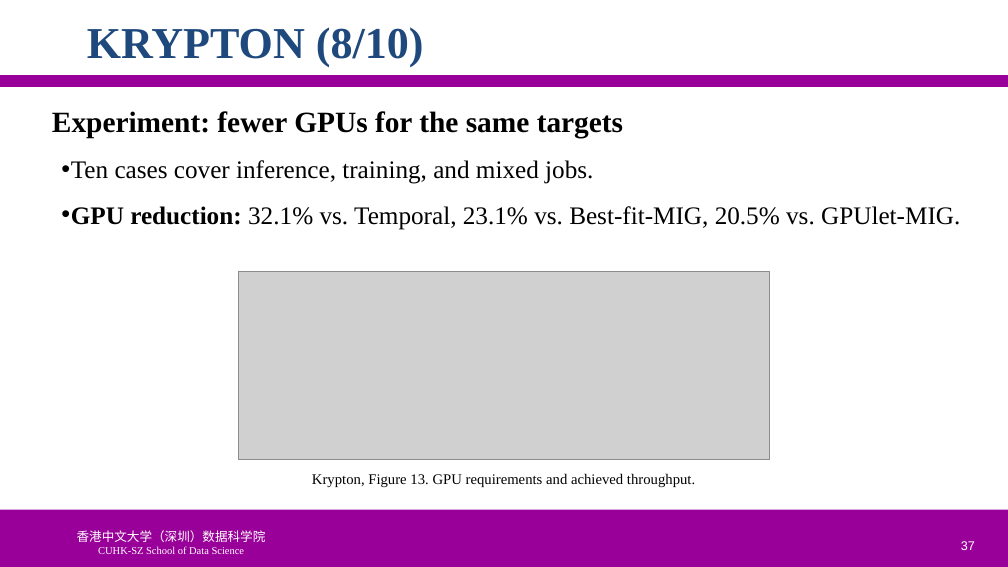
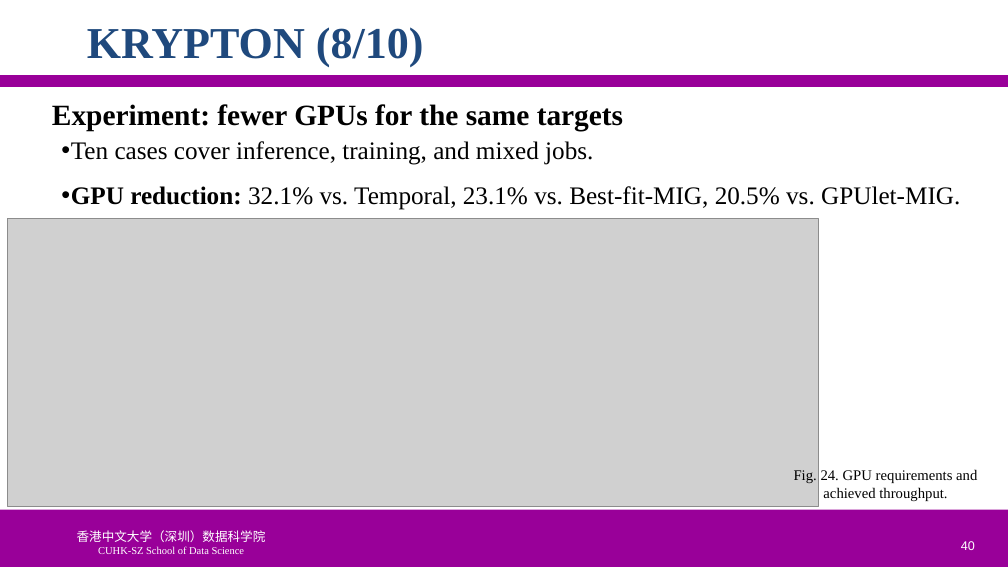
Before and after one commit to ychung1103/ychung1103.github.io, a slide deck: slide 40 of Slides/CSC6103/PPT/05-1110-徐昱玮-225040464.pptx (slide 37 before the commit). Drawn at 1008x567 pixels with LibreOffice and Linux fonts; fonts in the diff are those of the drawing; grey boxes stand for pictures; background and template pictures are left out. Boxes give left, top, right and bottom in pixels: in the first picture for what was removed or moved away, otherwise in the second. Text is boxed around its words. In the diff, an @@ line names an element or a change of style, - is before the commit and + after.

```diff
--- a/Slides/CSC6103/PPT/05-1110-徐昱玮-225040464.pptx
+++ b/Slides/CSC6103/PPT/05-1110-徐昱玮-225040464.pptx
@@ text "Experiment: fewer GPUs for the ...": place and size @@
-text "Experiment: fewer GPUs for the ..." at [52, 111, 623, 139]
+text "Experiment: fewer GPUs for the ..." at [52, 104, 623, 131]
@@ text "Ten cases cover inference, training, ...": place and size @@
-text "Ten cases cover inference, training, ..." at [71, 160, 960, 230]
+text "Ten cases cover inference, training, ..." at [71, 141, 960, 210]
@@ picture: place and size @@
-picture at [238, 271, 770, 460]
+picture at [8, 219, 818, 506]
@@ text at [794, 469, 977, 501]: text changed @@
-Krypton, Figure 13. GPU requirements and achieved throughput.
+Fig. 24. GPU requirements and achieved throughput.
@@ page number at [961, 541, 975, 550]: text changed @@
-37
+40
```
Also in this commit, not shown: 26 other slides changed, 3 slides added.
